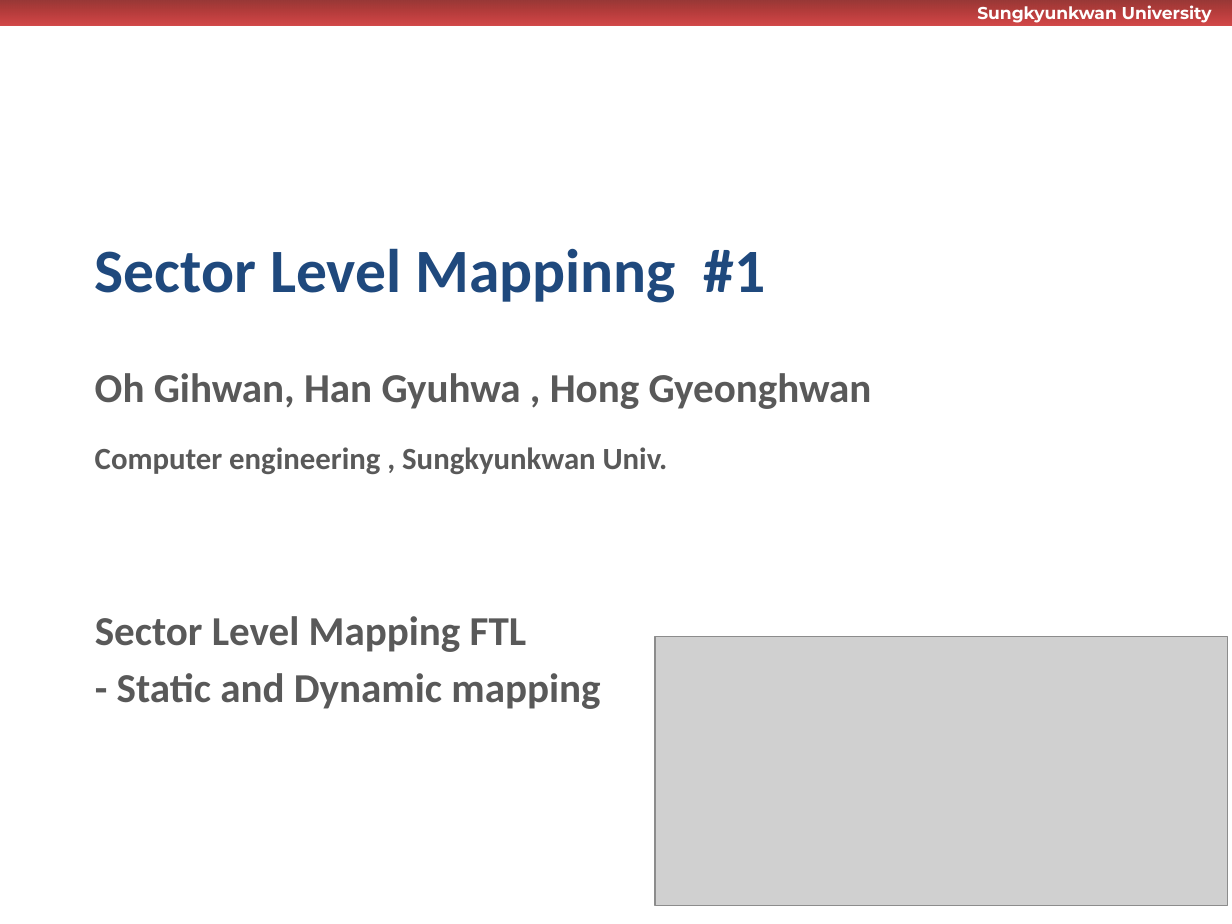
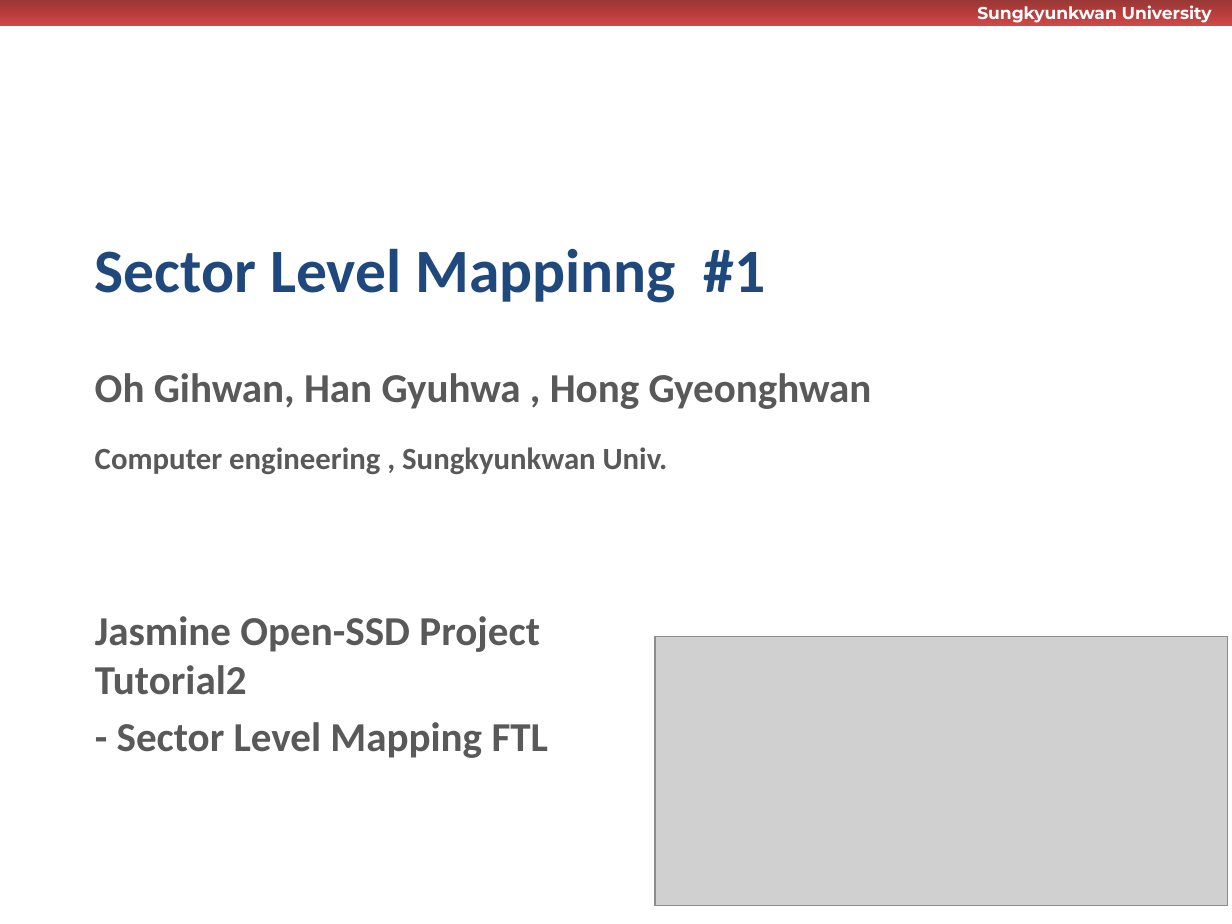
Before and after one commit to wurikiji/tutorial2-dev, a slide deck: slide 1 of docs/1차_완료_및_테스트.pptx. Drawn at 1232x924 pixels with LibreOffice and Linux fonts; fonts in the diff are those of the drawing; grey boxes stand for pictures; background and template pictures are left out. Boxes give left, top, right and bottom in pixels: in the first picture for what was removed or moved away, otherwise in the second. Text is boxed around its words. In the diff, an @@ line names an element or a change of style, - is before the commit and + after.

```diff
--- a/docs/1차_완료_및_테스트.pptx
+++ b/docs/1차_완료_및_테스트.pptx
@@ text at [95, 616, 548, 758]: text changed @@
-Sector Level Mapping FTL
-- Static and Dynamic mapping
+Jasmine Open-SSD Project Tutorial2
+- Sector Level Mapping FTL
```
Also in this commit, not shown: 10 other slides changed, 6 slides added, 1 slide removed.
